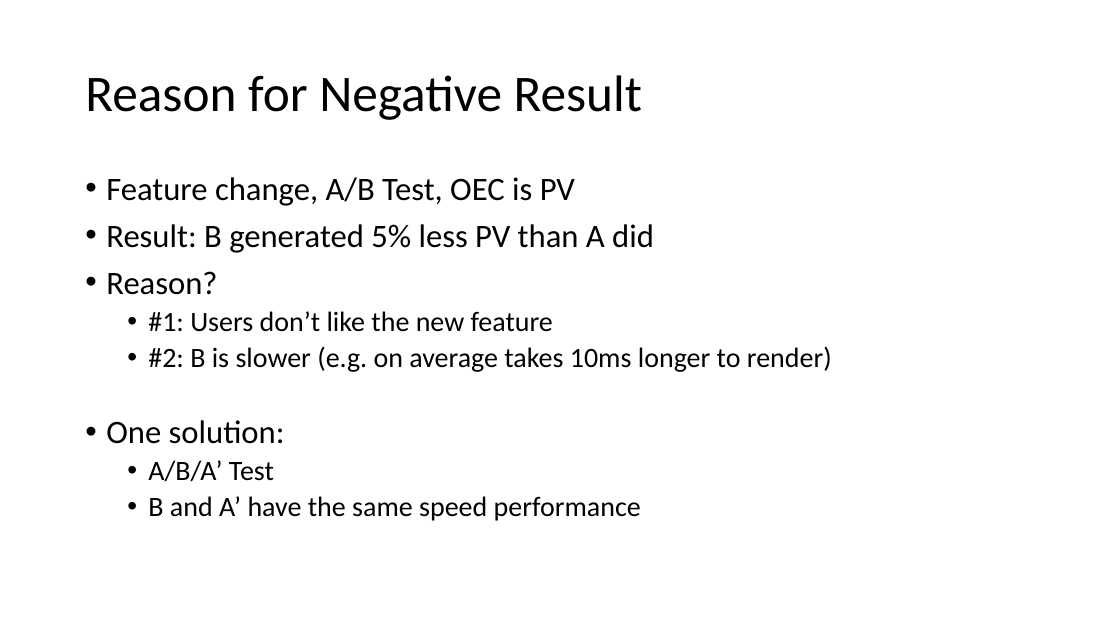
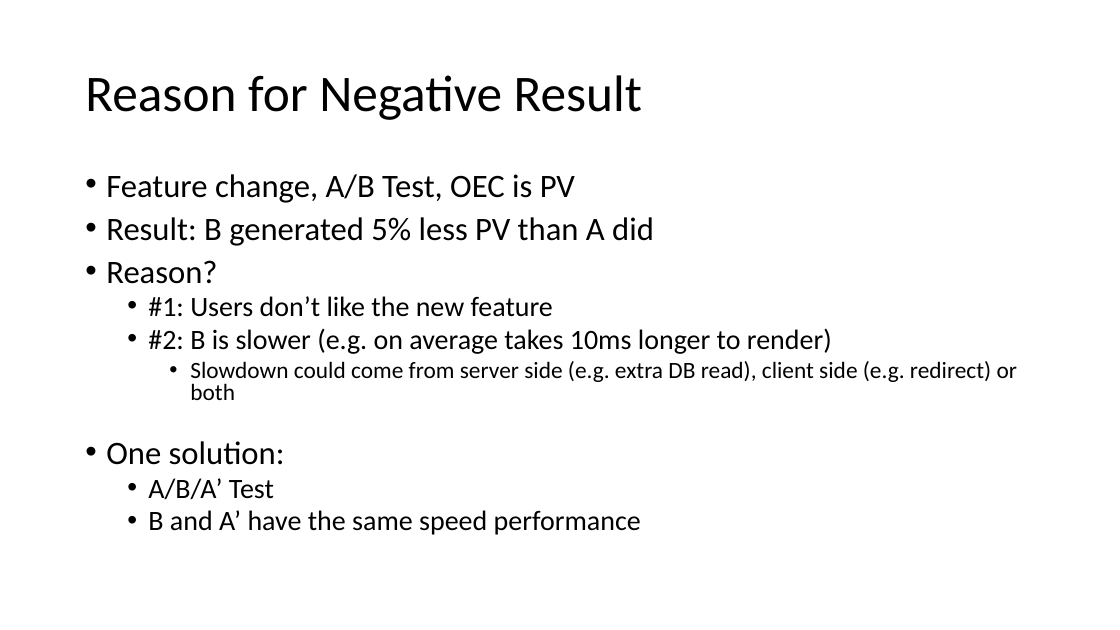
Before and after one commit to patng323/learn, a slide deck: slide 22 of FieldExperiments/AB Testing.pptx (slide 20 before the commit). Drawn at 1120x630 pixels with LibreOffice and Linux fonts; fonts in the diff are those of the drawing. Boxes give left, top, right and bottom in pixels: in the first picture for what was removed or moved away, otherwise in the second. Text is boxed around its words. In the diff, an @@ line names an element or a change of style, - is before the commit and + after.

Commit message:
rev

```diff
--- a/FieldExperiments/AB Testing.pptx
+++ b/FieldExperiments/AB Testing.pptx
@@ text at [106, 174, 832, 535]: line spacing 0.9 to 0.8 @@
@@ text at [190, 361, 1017, 400]: paragraph added @@
+    • Slowdown could come from server side (e.g. extra DB read), client side (e.g. redirect) or both
```
Also in this commit, not shown: 3 slides added.
